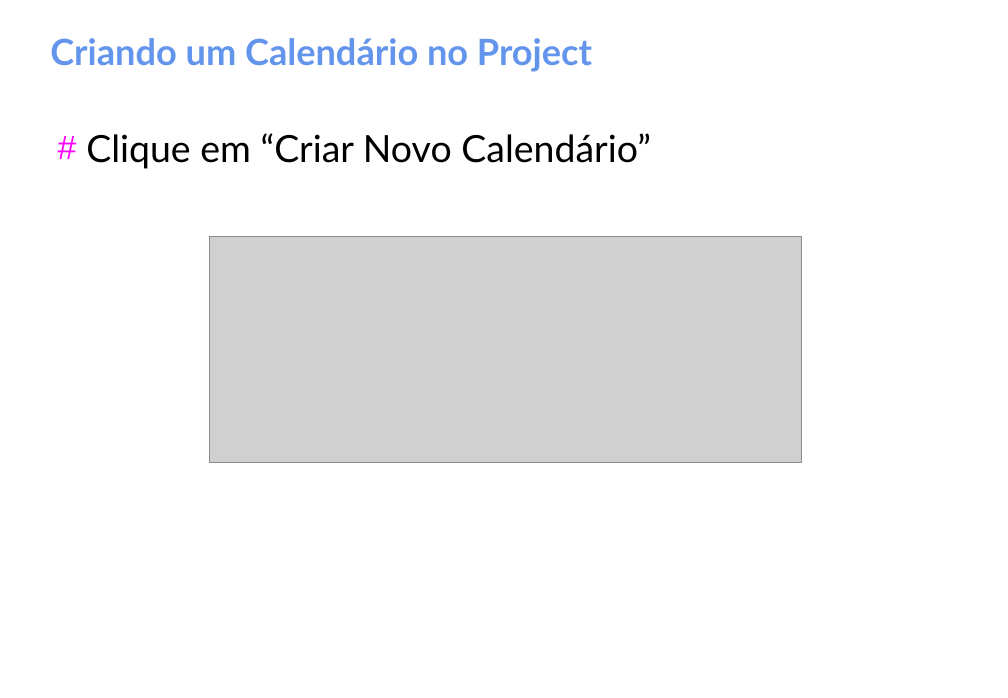
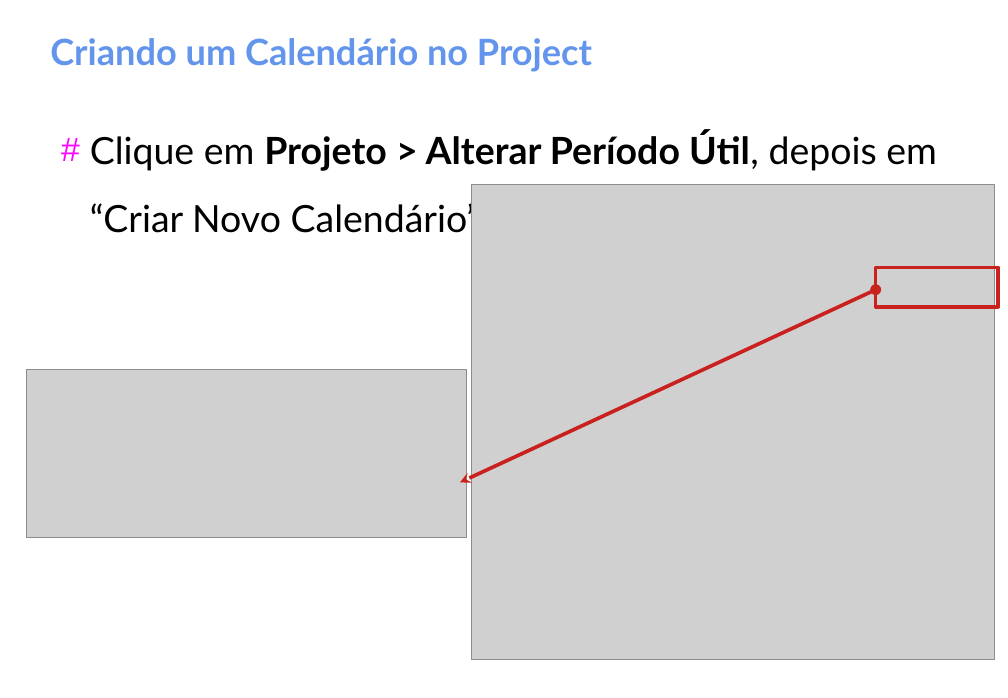
Before and after one commit to gomesluiz/gestao-de-projetos, a slide deck: slide 7 of aulas/project-aula-02.odp (slide 6 before the commit). Drawn at 1008x698 pixels with LibreOffice and Linux fonts; fonts in the diff are those of the drawing; grey boxes stand for pictures. Boxes give left, top, right and bottom in pixels: in the first picture for what was removed or moved away, otherwise in the second. Text is boxed around its words. In the diff, an @@ line names an element or a change of style, - is before the commit and + after.

```diff
--- a/aulas/project-aula-02.odp
+++ b/aulas/project-aula-02.odp
@@ text at (x1=90, y1=132, x2=937, y2=239): text changed @@
-# Clique em “Criar Novo Calendário”
+# Clique em Projeto > Alterar Período Útil, depois em “Criar Novo Calendário”
@@ picture resized from (x1=209, y1=236, x2=801, y2=462) to (x1=471, y1=185, x2=994, y2=660) @@
@@ rectangle added at (x1=875, y1=267, x2=998, y2=307), outline #C9211E 2.83 pt @@
@@ double arrow added from (875, 289) to (459, 482), #C9211E 2.83 pt @@
@@ picture added at (x1=26, y1=369, x2=466, y2=537) @@
```
Also in this commit, not shown: 5 other slides changed, 10 slides added, 1 slide removed.
